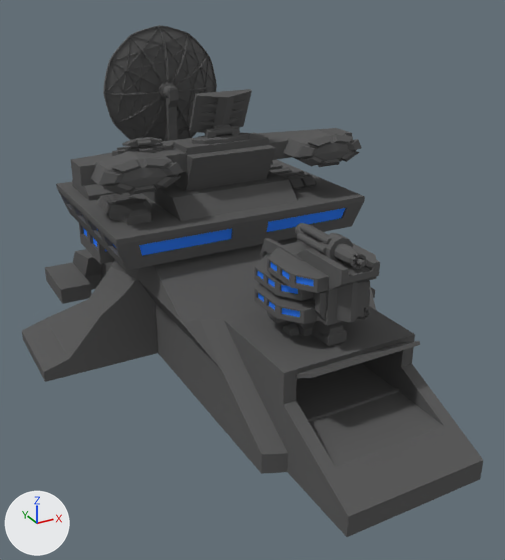
The Blender file MarsLavaTubes/Assets/3D_Blend/command_center.blend, before and after one commit.
The view is the same before and after, from a camera (50 mm lens) standing at (-2.9, -5.86, 3.54) and looking at (0.04, -0.51, 0.87). The axes (+X, +Y, +Z) are drawn at lower left. The lights are the same throughout.

Objects in the first picture: 'Bridge-1.002', 'Clip bridge.002', 'hardpoint.dev.dish.001'.
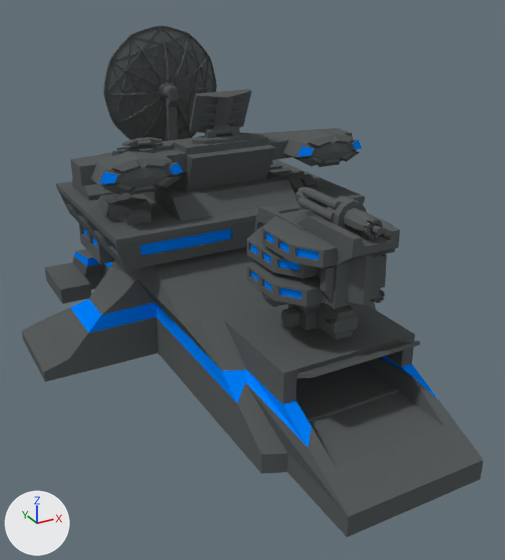
The change in detail:
Material 'flat_main' (mat_flat_main) is new.
Its base color is (0.1, 0.111, 0.111) (dark grey #595e5e).
Material 'neon_main' (mat_neon_main) is new.
Its base color is (0.0, 0.22, 1.0) (blue #0081ff).
me_cube_033 is used by ob_bridge_1_002; location (0.066, -0.53, 0.587); scale (1.38, 0.562, 0.562).
me_cube_033 had 1526 vertices, 1509 faces and spanned x -1.41..1.41, y -4.28..5.44, z -1.03..3.47.
me_cube_033 now has 1562 vertices, 1545 faces and spans x -1.41..1.41, y -4.28..5.44, z -1.03..3.47.
me_cube_033 part 1: 36 vertices added at x -1.08..1.08, y -3.37..5.27, z -0.5..-0.1.
me_cube_033 part 2: 1449 faces spanning x -1.41..1.41, y -4.28..5.44, z -1.03..3.47 switch from mat_flat (dark grey #5d5d5d) to mat_flat_main (dark grey #595d5d).
me_cube_033 part 3: 4 faces spanning x -0.98..0.98, y 0.36..0.45, z 2.39..2.57 switch from mat_flat (dark grey #5d5d5d) to mat_neon_main (blue #0081ff).
me_cube_033 part 4: 20 faces spanning x -0.9..0.9, y 0.2..3.58, z 0.71..1.44 switch from mat_glass (blue #3781ff) to mat_neon_main (blue #0081ff).
Object 'Clip bridge.002' (ob_clip_bridge_002) moves from (0.02, -1.291, 1.316) to (0.02, -1.291, 1.552).
Object 'Clip bridge.002' (ob_clip_bridge_002) is rescaled from (0.509, 0.509, 0.509) to (0.596, 0.596, 0.596).

What differs and where, as boxes [x1, y1, x2, y2] in the pictures (505 x 560 px):
'Clip bridge.002', moved, rescaled (21% wider, 23% taller): before [254, 223, 380, 347]; after [247, 187, 400, 340]
part 1 of me_cube_033, added: after [45, 252, 482, 516]
part 2 of me_cube_033, recoloured: [73, 139, 420, 486] in both
part 3 of me_cube_033, recoloured (grey to blue): [99, 140, 361, 184] in both
part 4 of me_cube_033, recoloured: [83, 228, 232, 256] in both
